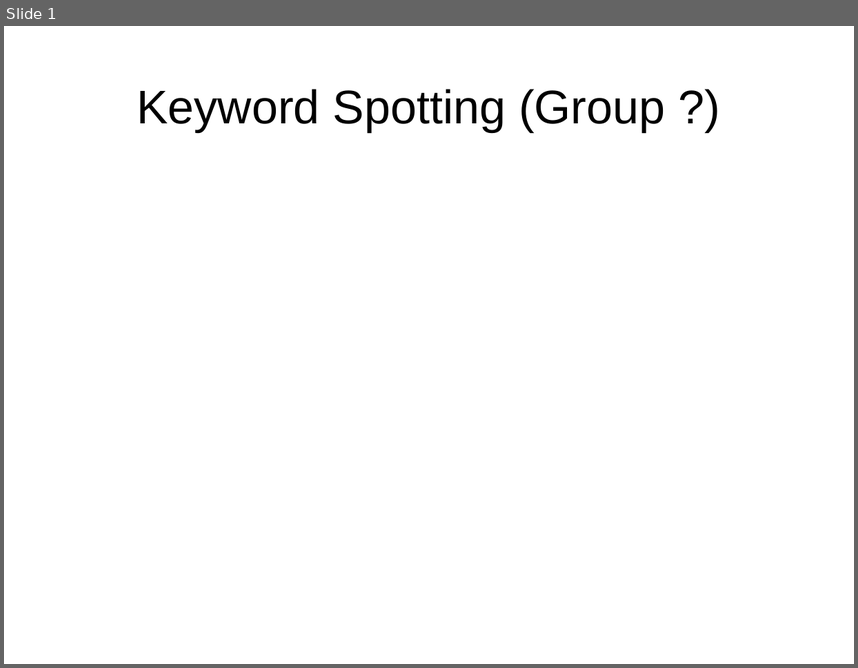
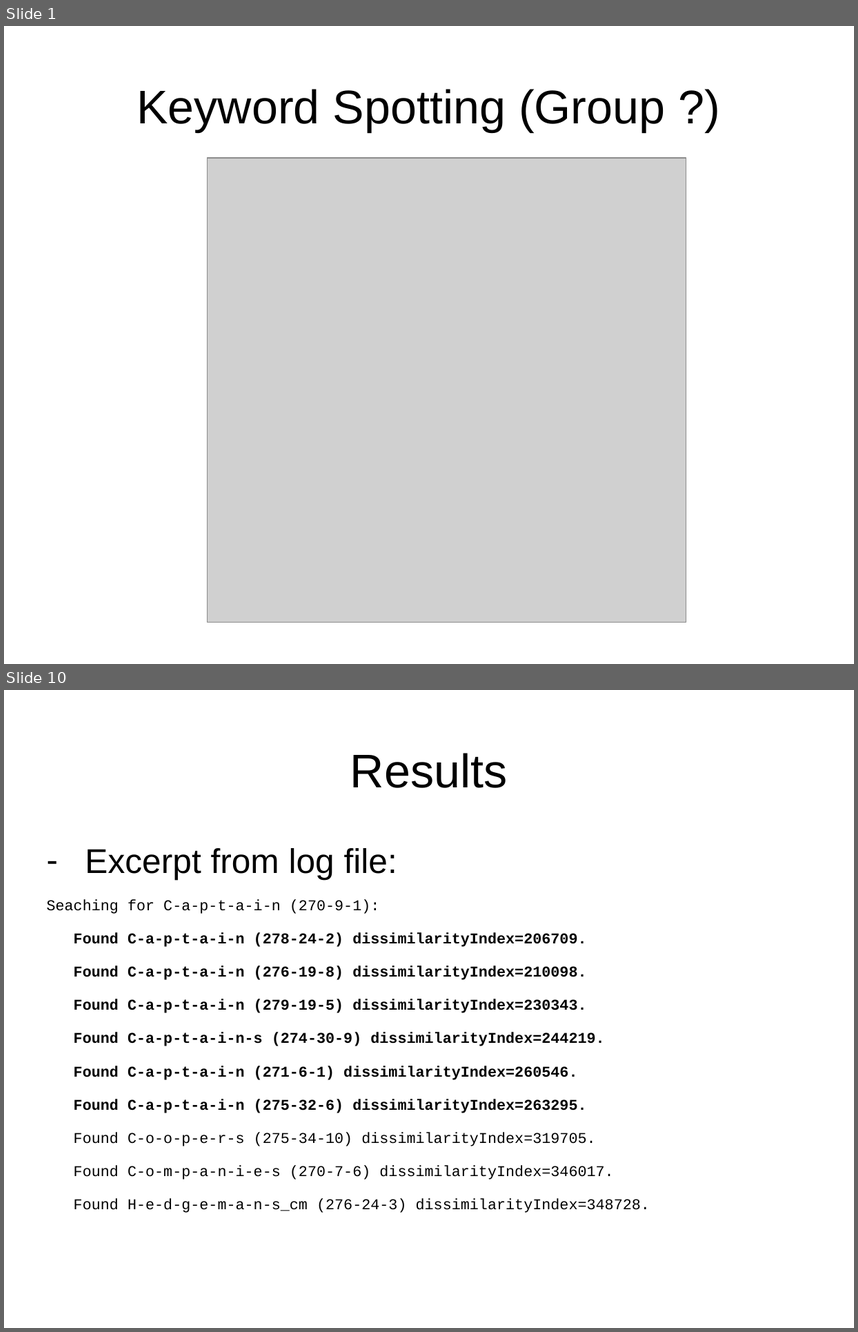
Before and after one commit to lukaszbinden/jmcs-pattern-recognition, a slide deck: Exercice_3/presentation.pptx. Shown one above the other, each under a label of ours: slide 1 before the commit, slides 1 and 10 after it; the slides between them are not shown. The pictures are 858x668 and 858x1332 pixels, drawn with LibreOffice and Linux fonts; fonts in the diff are those of the drawing; grey boxes stand for pictures. Boxes give left, top, right and bottom in pixels: in the first picture for what was removed or moved away, otherwise in the second. Text is boxed around its words. In the diff, an @@ line names an element or a change of style, - is before the commit and + after.

Commit message:
update presentation

```diff
--- a/Exercice_3/presentation.pptx
+++ b/Exercice_3/presentation.pptx
@@ slide 10 added at bbox=[4, 690, 854, 1328], background #FFFFFF @@
@@ title added at bbox=[350, 753, 508, 788], 44 pt, text #000000 @@
+Results
@@ text added at bbox=[47, 848, 650, 1212], 14 pt, text #000000, bold @@
+– Excerpt from log file:
+Seaching for C-a-p-t-a-i-n (270-9-1):
+Found C-a-p-t-a-i-n (278-24-2) dissimilarityIndex=206709.
+Found C-a-p-t-a-i-n (276-19-8) dissimilarityIndex=210098.
+Found C-a-p-t-a-i-n (279-19-5) dissimilarityIndex=230343.
+Found C-a-p-t-a-i-n-s (274-30-9) dissimilarityIndex=244219.
+Found C-a-p-t-a-i-n (271-6-1) dissimilarityIndex=260546.
+Found C-a-p-t-a-i-n (275-32-6) dissimilarityIndex=263295.
+Found C-o-o-p-e-r-s (275-34-10) dissimilarityIndex=319705.
+Found C-o-m-p-a-n-i-e-s (270-7-6) dissimilarityIndex=346017.
+Found H-e-d-g-e-m-a-n-s_cm (276-24-3) dissimilarityIndex=348728.
@@ slide 1 changed as well @@
@@ picture added at bbox=[208, 158, 686, 622] @@
```
Also in this commit, not shown: 1 other slide changed, 10 other slides added, 5 slides removed.
